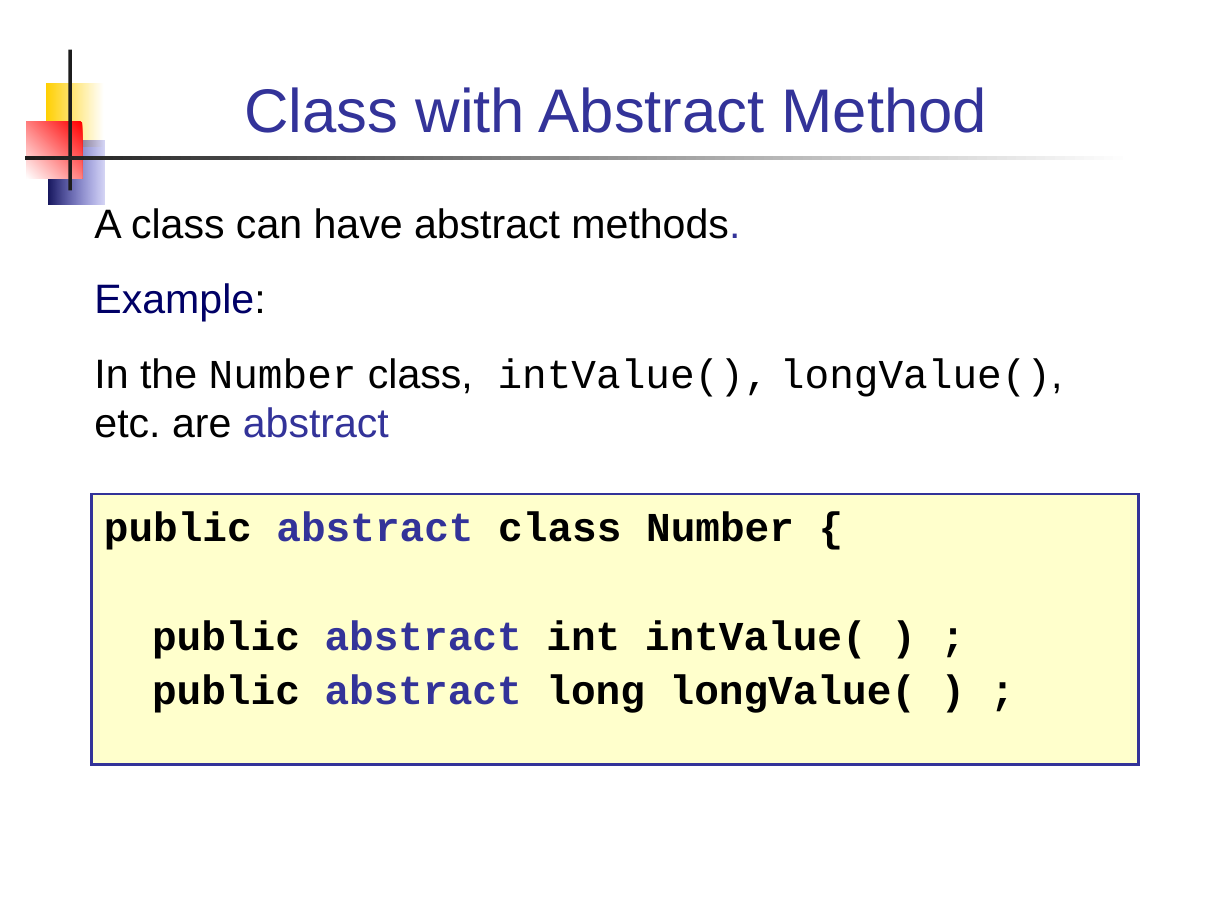
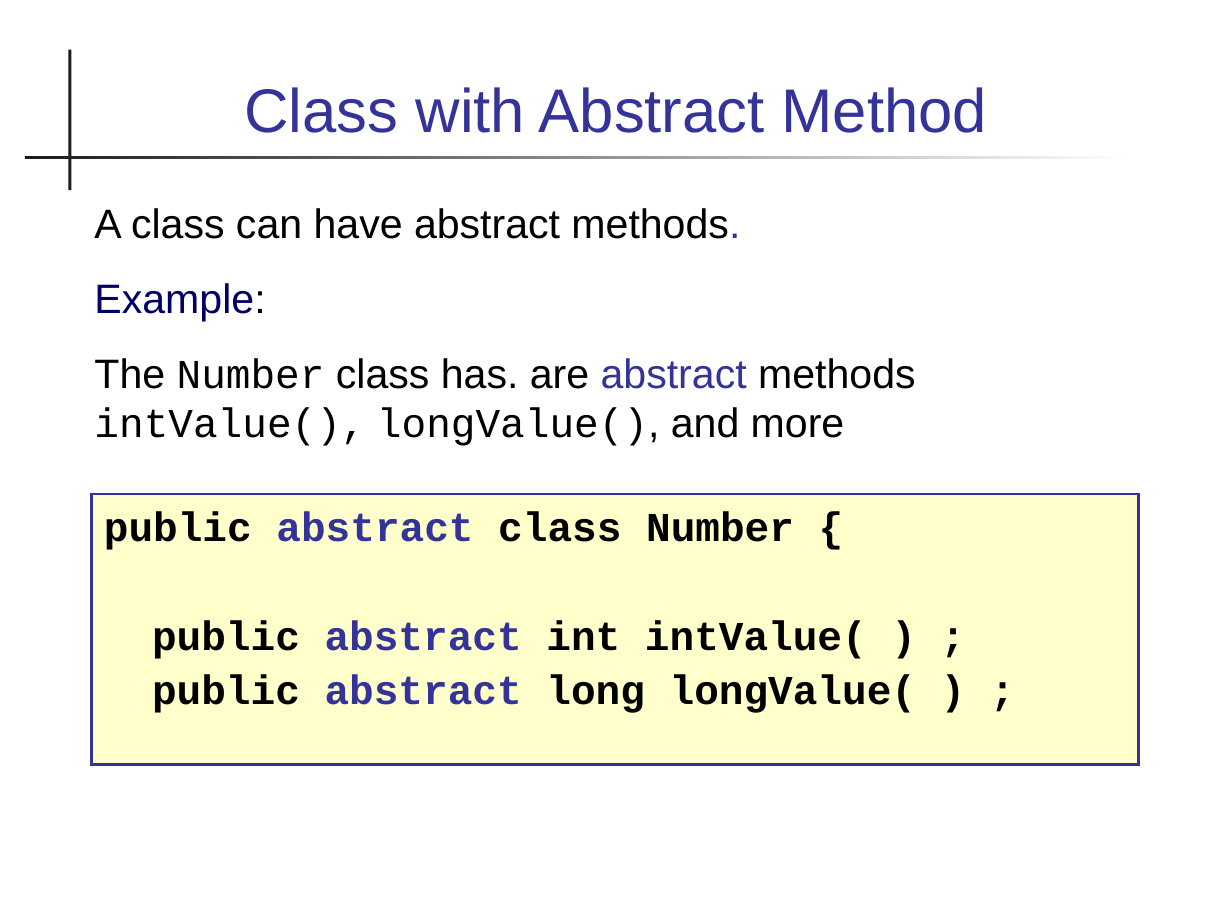
Before and after one commit to skeoop/skeoop.github.io, a slide deck: slide 4 of week4/Inheritance-3-Abstract-Class.ppt. Drawn at 1232x924 pixels with LibreOffice and Linux fonts; fonts in the diff are those of the drawing. Boxes give left, top, right and bottom in pixels: in the first picture for what was removed or moved away, otherwise in the second. Text is boxed around its words. In the diff, an @@ line names an element or a change of style, - is before the commit and + after.

```diff
--- a/week4/Inheritance-3-Abstract-Class.ppt
+++ b/week4/Inheritance-3-Abstract-Class.ppt
@@ rectangle removed at [46, 83, 103, 147] @@
@@ rectangle removed at [27, 122, 83, 179] @@
@@ rectangle removed at [48, 140, 103, 205] @@
@@ text at [94, 358, 916, 446]: text changed; font Courier New to Arial @@
-In the Number class, intValue(), longValue(), etc. are abstract
+The Number class has. are abstract methods intValue(), longValue(), and more
```
Also in this commit, not shown: 15 other slides changed, 2 slides added, 1 other file.
